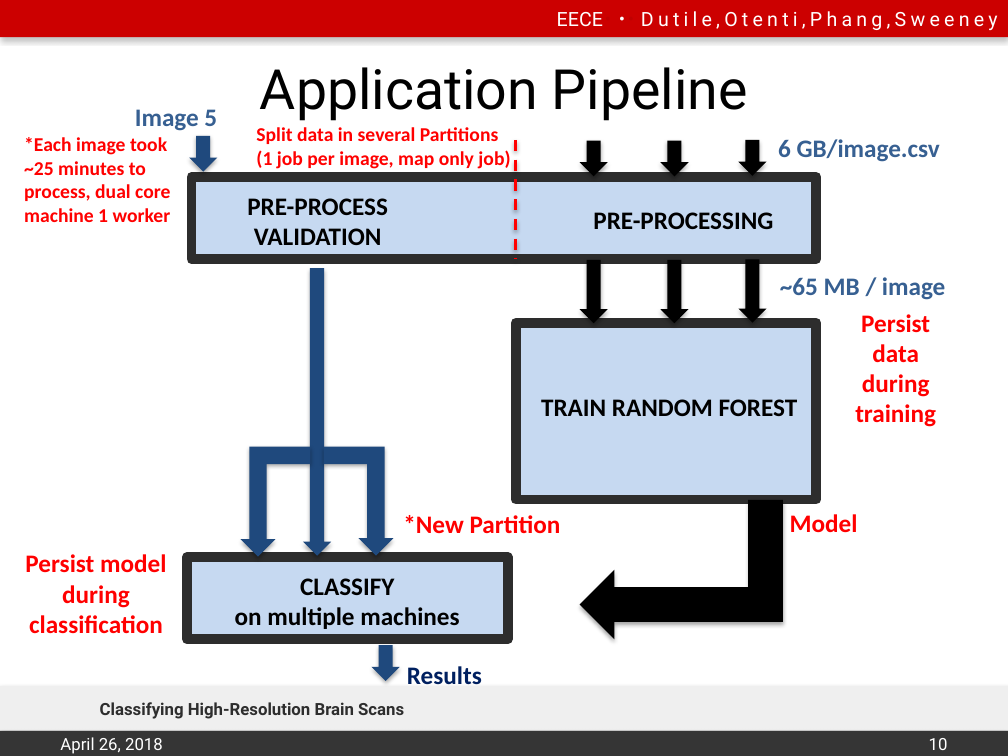
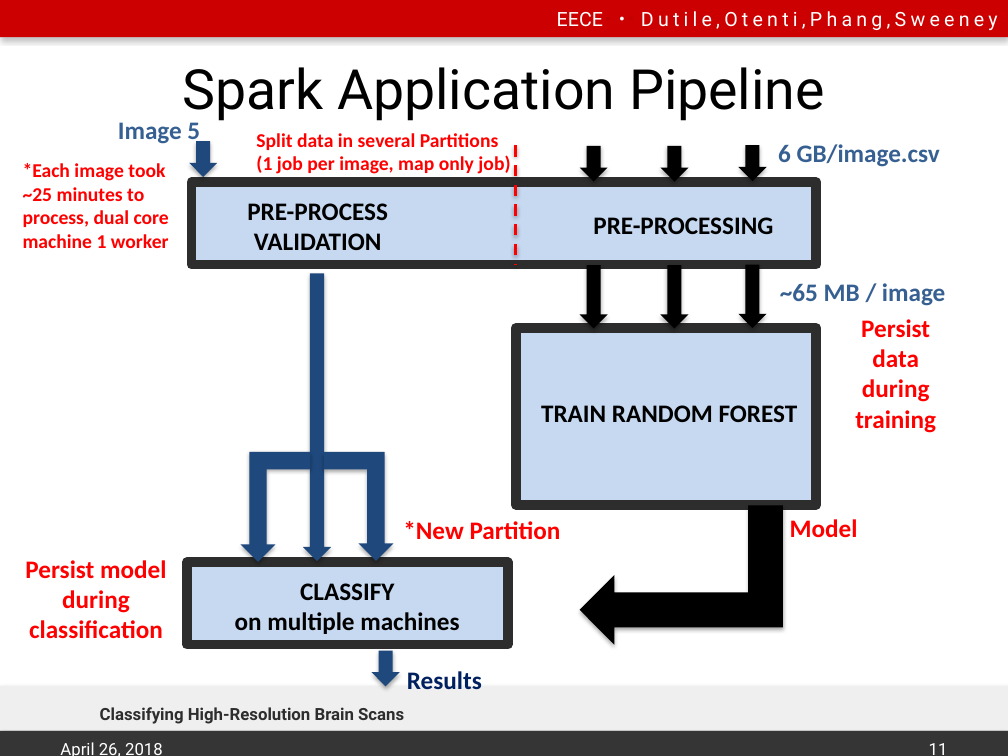
Before and after one commit to emily-jean/ml-brains, a slide deck: slide 11 of presentation/DutileOtentiPhangSweeney.pptx (slide 10 before the commit). Drawn at 1008x756 pixels with LibreOffice and Linux fonts; fonts in the diff are those of the drawing; background and template pictures are left out. Boxes give left, top, right and bottom in pixels: in the first picture for what was removed or moved away, otherwise in the second. Text is boxed around its words. In the diff, an @@ line names an element or a change of style, - is before the commit and + after.

```diff
--- a/presentation/DutileOtentiPhangSweeney.pptx
+++ b/presentation/DutileOtentiPhangSweeney.pptx
@@ title at [183,67,825,121]: text changed @@
-Application Pipeline
+Spark Application Pipeline
@@ text "Image 5": place and size @@
-text "Image 5" at [135,109,217,131]
+text "Image 5" at [118,122,200,146]
@@ 14 texts, 9 down arrows, 3 rectangles, 3 bent up arrows, 1 line: place and size @@
-14 texts, 9 down arrows, 3 rectangles, 3 bent up arrows, 1 line at [25,127,945,754]
+14 texts, 9 down arrows, 3 rectangles, 3 bent up arrows, 1 line at [25,133,945,756]
@@ text "*Each image took ~25 minutes ...": place and size @@
-text "*Each image took ~25 minutes ..." at [24,137,171,222]
+text "*Each image took ~25 minutes ..." at [23,163,169,248]
@@ page number at [929,743,948,755]: text changed @@
-10
+11
```
Also in this commit, not shown: 6 other slides changed, 2 slides added, 2 other files.
